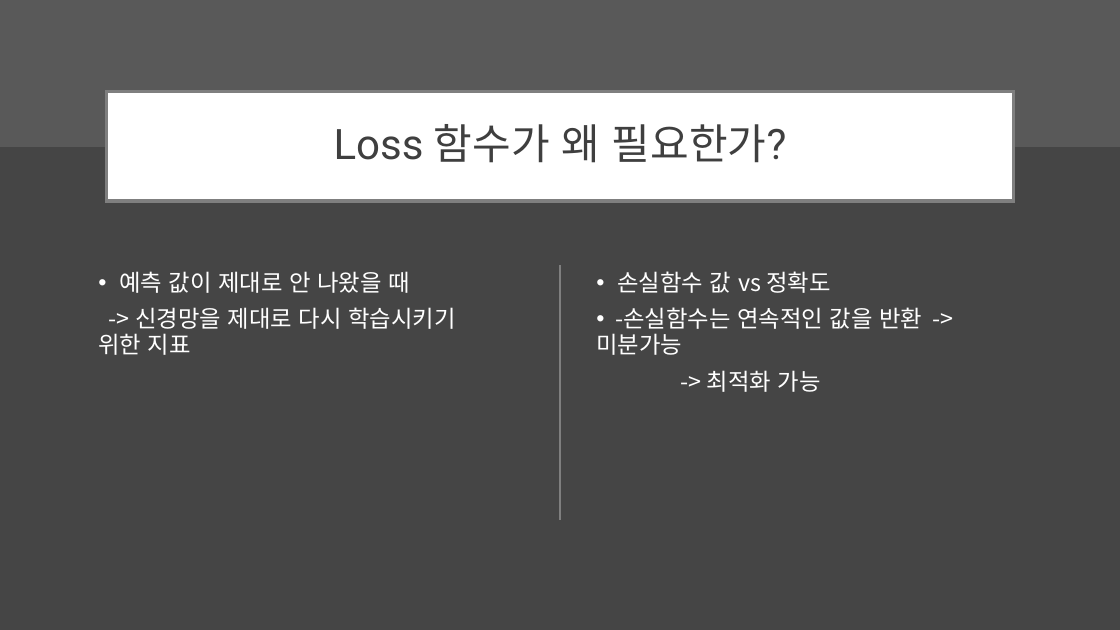
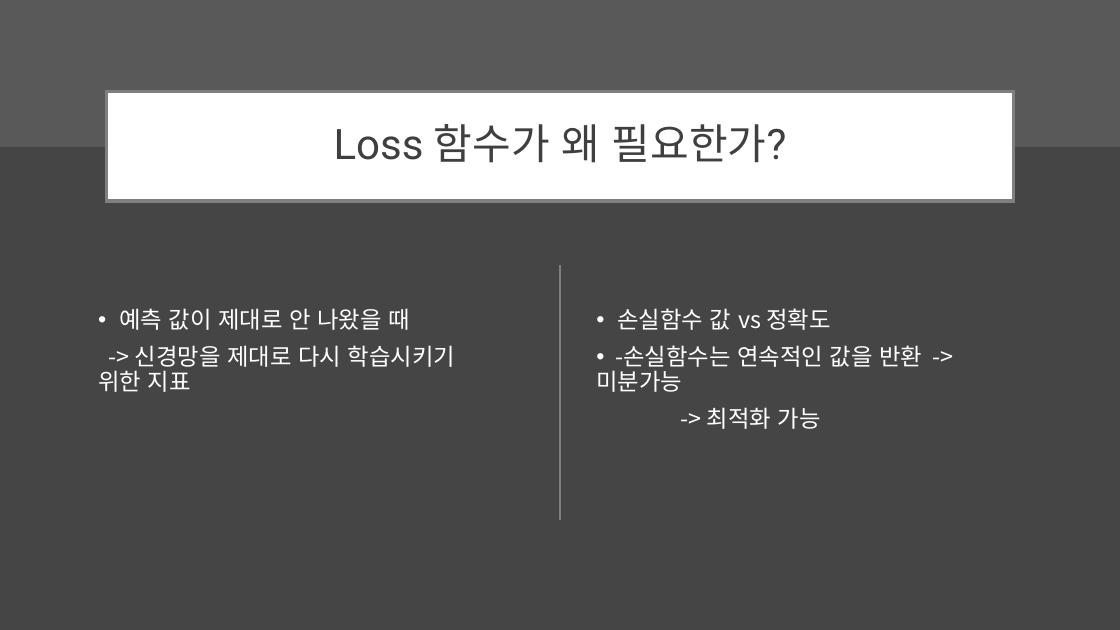
Before and after one commit to seungjae6874/Deeplearning, a slide deck: slide 7 of summary/Loss&Activation Function.pptx. Drawn at 1120x630 pixels with LibreOffice and Linux fonts; fonts in the diff are those of the drawing. Boxes give left, top, right and bottom in pixels: in the first picture for what was removed or moved away, otherwise in the second. Text is boxed around its words. In the diff, an @@ line names an element or a change of style, - is before the commit and + after.

Commit message:
2020-02-03 전이학습 요약

```diff
--- a/summary/Loss&Activation Function.pptx
+++ b/summary/Loss&Activation Function.pptx
@@ text "예측 값이 제대로 안 나왔을 ...": place and size @@
-text "예측 값이 제대로 안 나왔을 ..." at bbox=[98, 271, 455, 355]
+text "예측 값이 제대로 안 나왔을 ..." at bbox=[98, 308, 455, 392]
@@ text "손실함수 값 vs 정확도": place and size @@
-text "손실함수 값 vs 정확도" at bbox=[596, 271, 922, 392]
+text "손실함수 값 vs 정확도" at bbox=[596, 308, 922, 429]
```
Also in this commit, not shown: 5 other slides changed, 1 other file.
